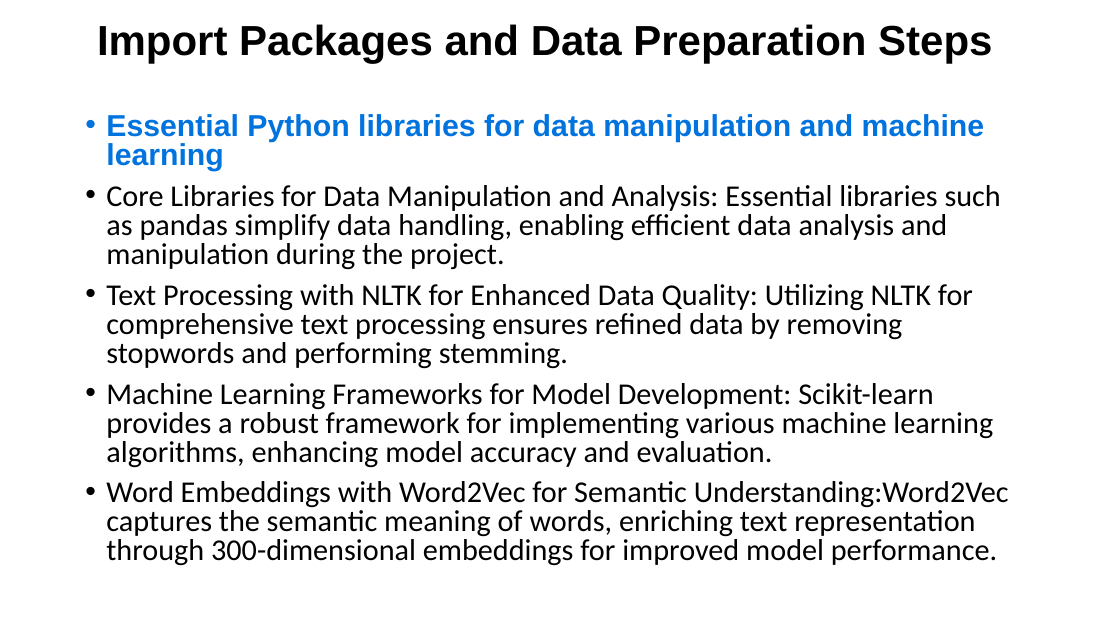
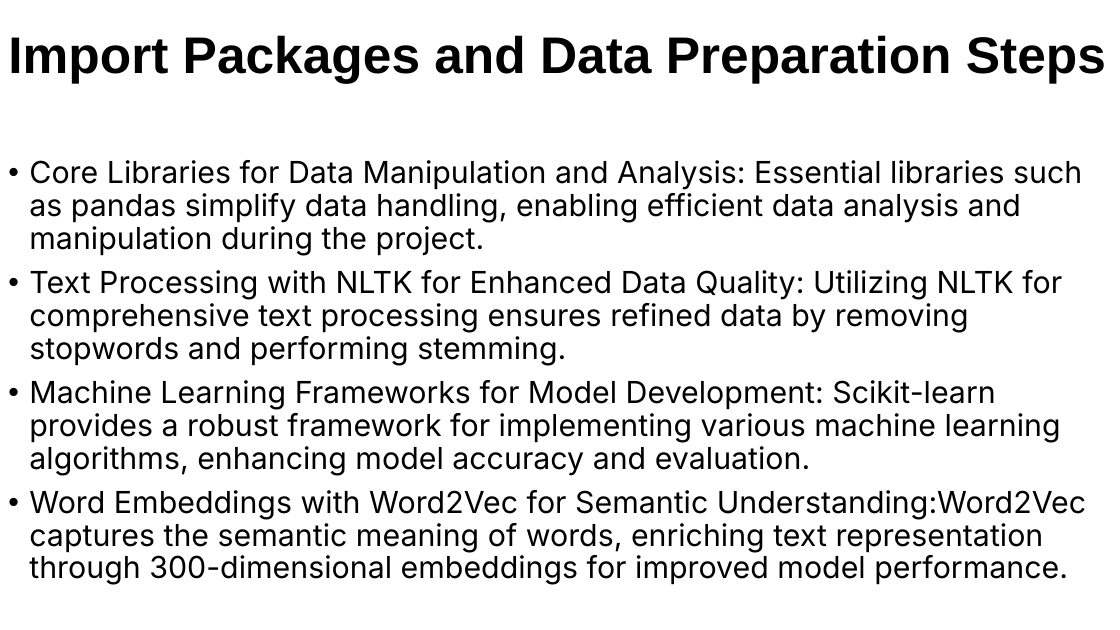
Before and after one commit to nteitsnik/ML_P2, a slide deck: slide 8 of Fake News Detection with Machine Learning.pptx (slide 11 before the commit). Drawn at 1120x630 pixels with LibreOffice and Linux fonts; fonts in the diff are those of the drawing. Boxes give left, top, right and bottom in pixels: in the first picture for what was removed or moved away, otherwise in the second. Text is boxed around its words. In the diff, an @@ line names an element or a change of style, - is before the commit and + after.

```diff
--- a/Fake News Detection with Machine Learning.pptx
+++ b/Fake News Detection with Machine Learning.pptx
@@ title "Import Packages and Data Preparation ...": place and size @@
-title "Import Packages and Data Preparation ..." at <box>97,24,992,63</box>
+title "Import Packages and Data Preparation ..." at <box>8,35,1106,83</box>
@@ title "Import Packages and Data Preparation ..." at <box>8,35,1106,83</box>: size 36 to 44.1 pt @@
@@ text at <box>106,114,985,171</box>: paragraph removed @@
-• Essential Python libraries for data manipulation and machine learning
@@ text "Core Libraries for Data Manipulation ...": place and size @@
-text "Core Libraries for Data Manipulation ..." at <box>106,114,1009,566</box>
+text "Core Libraries for Data Manipulation ..." at <box>29,160,1086,585</box>
@@ text "Core Libraries for Data Manipulation ..." at <box>29,160,1086,585</box>: size 25.9 to 26 pt, font Calibri to Inter; line spacing 0.8 to 0.9 @@
```
Also in this commit, not shown: 7 other slides changed, 13 slides added, 14 slides removed.
